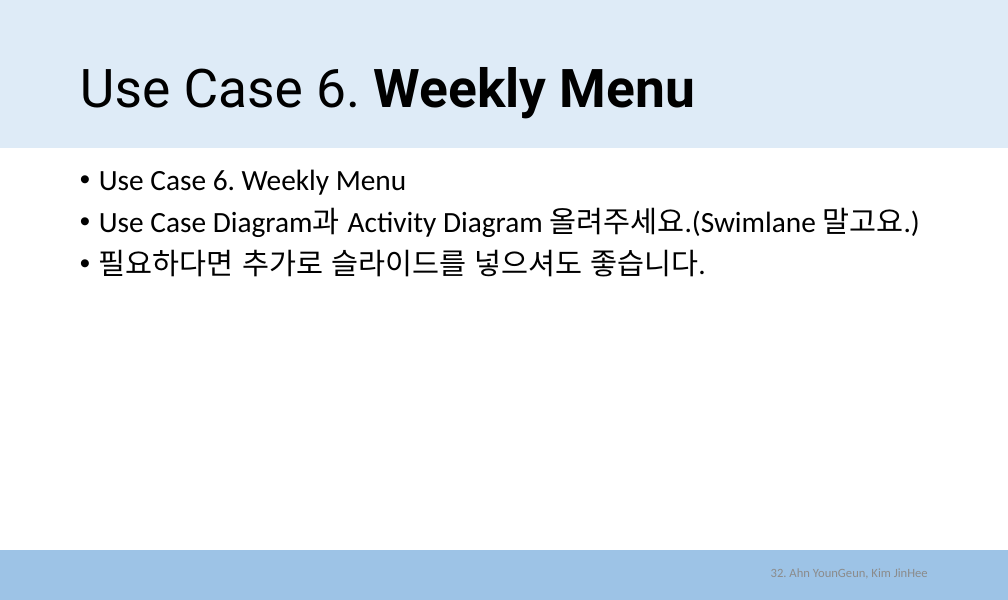
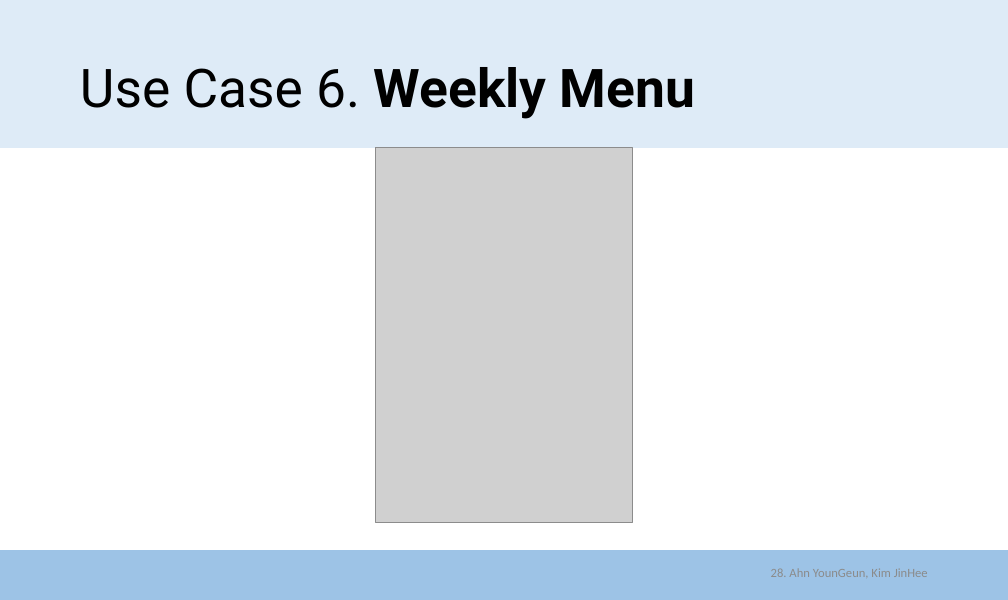
Before and after one commit to zeca9189/2016CSE406project, a slide deck: slide 28 of Intermediate Presentation/Presentation_AhnYounGeun.pptx (slide 32 before the commit). Drawn at 1008x600 pixels with LibreOffice and Linux fonts; fonts in the diff are those of the drawing; grey boxes stand for pictures. Boxes give left, top, right and bottom in pixels: in the first picture for what was removed or moved away, otherwise in the second. Text is boxed around its words. In the diff, an @@ line names an element or a change of style, - is before the commit and + after.

```diff
--- a/Intermediate Presentation/Presentation_AhnYounGeun.pptx
+++ b/Intermediate Presentation/Presentation_AhnYounGeun.pptx
@@ picture added at bbox=[375, 148, 631, 523] @@
@@ text removed at bbox=[99, 169, 920, 277] @@
-• Use Case 6. Weekly Menu
-• Use Case Diagram과 Activity Diagram 올려주세요.(Swimlane 말고요.)
-• 필요하다면 추가로 슬라이드를 넣으셔도 좋습니다.
@@ text at bbox=[771, 568, 928, 577]: text changed @@
-32. Ahn YounGeun, Kim JinHee
+28. Ahn YounGeun, Kim JinHee
```
Also in this commit, not shown: 7 other slides changed, 9 slides added, 15 slides removed, 17 other files.
